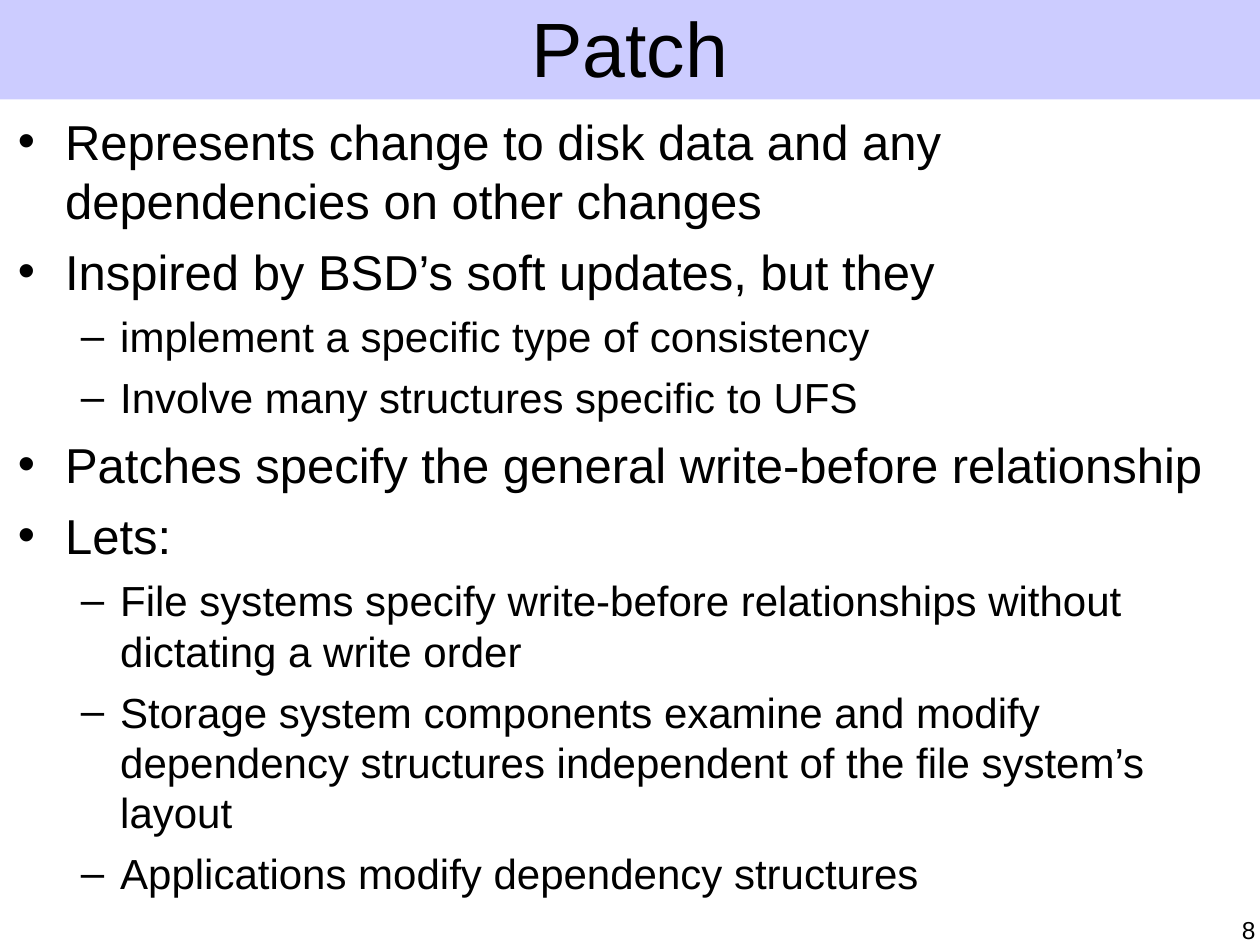
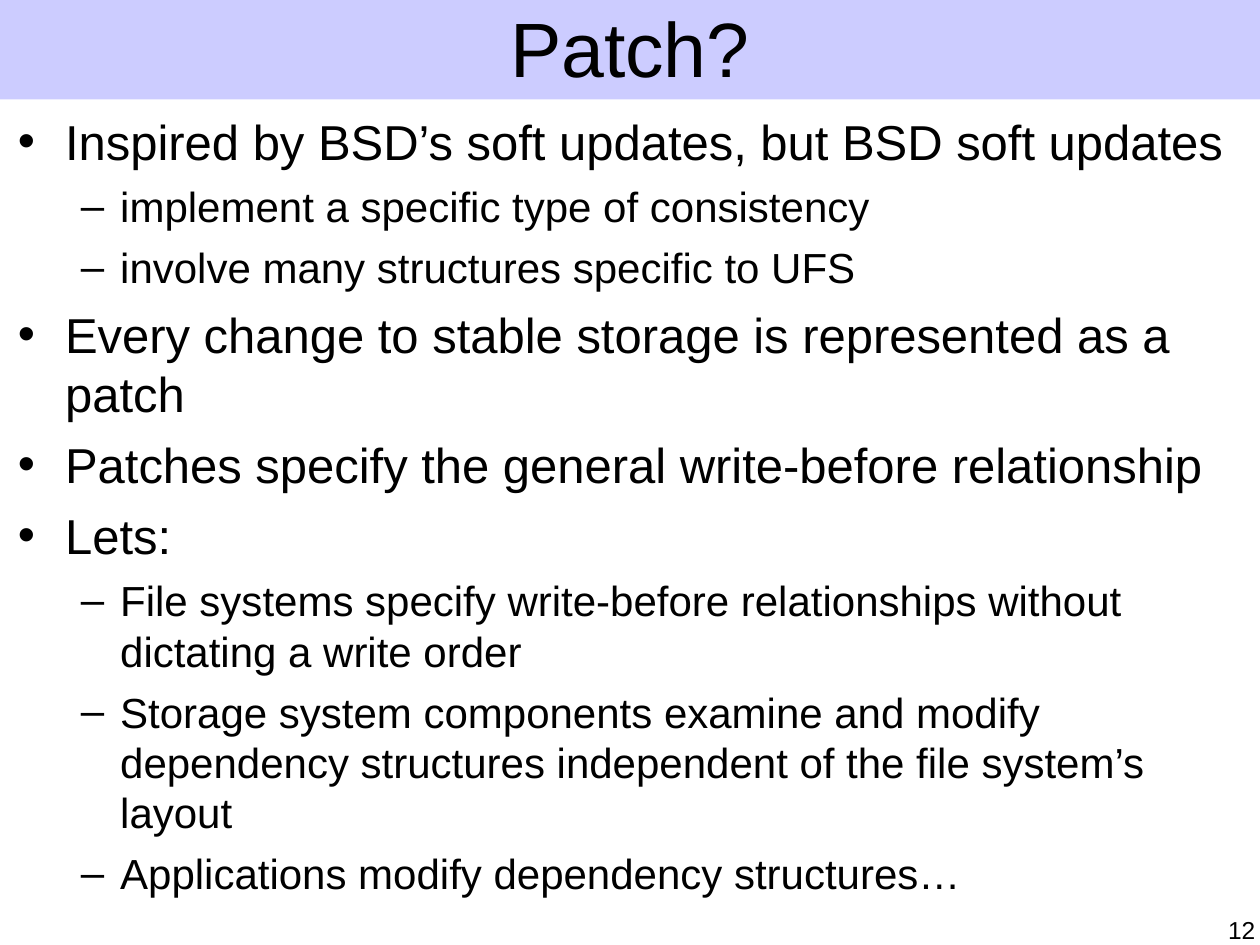
Before and after one commit to ucla-readable/fstitch-doc, a slide deck: slide 12 of sosp/pres.ppt (slide 8 before the commit). Drawn at 1260x945 pixels with LibreOffice and Linux fonts; fonts in the diff are those of the drawing. Boxes give left, top, right and bottom in pixels: in the first picture for what was removed or moved away, otherwise in the second. Text is boxed around its words. In the diff, an @@ line names an element or a change of style, - is before the commit and + after.

Commit message:
Checkpoint motivation and patches.

```diff
--- a/sosp/pres.ppt
+++ b/sosp/pres.ppt
@@ title at box(510, 21, 750, 78): text changed @@
-Patch
+Patch?
@@ text at box(65, 124, 1223, 170): text changed @@
-• Represents change to disk data and any dependencies on other changes
-• Inspired by BSD’s soft updates, but they
+• Inspired by BSD’s soft updates, but BSD soft updates
@@ text at box(65, 252, 1169, 422): text changed; size 24 to 28 pt @@
-  – Involve many structures specific to UFS
+  – involve many structures specific to UFS
+• Every change to stable storage is represented as a patch
@@ text at box(120, 858, 960, 898): text changed @@
-  – Applications modify dependency structures
+  – Applications modify dependency structures…
@@ page number at box(1228, 922, 1255, 939): text changed @@
-8
+12
```
Also in this commit, not shown: 5 other slides changed, 5 slides added, 1 slide removed.
